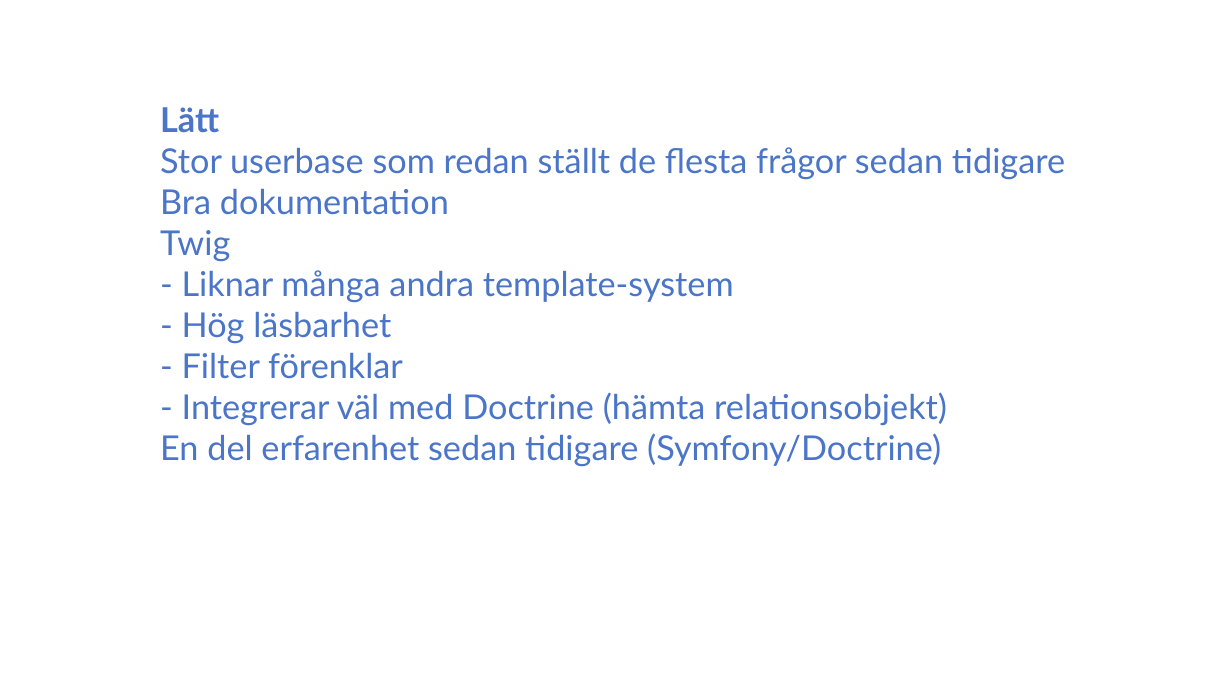
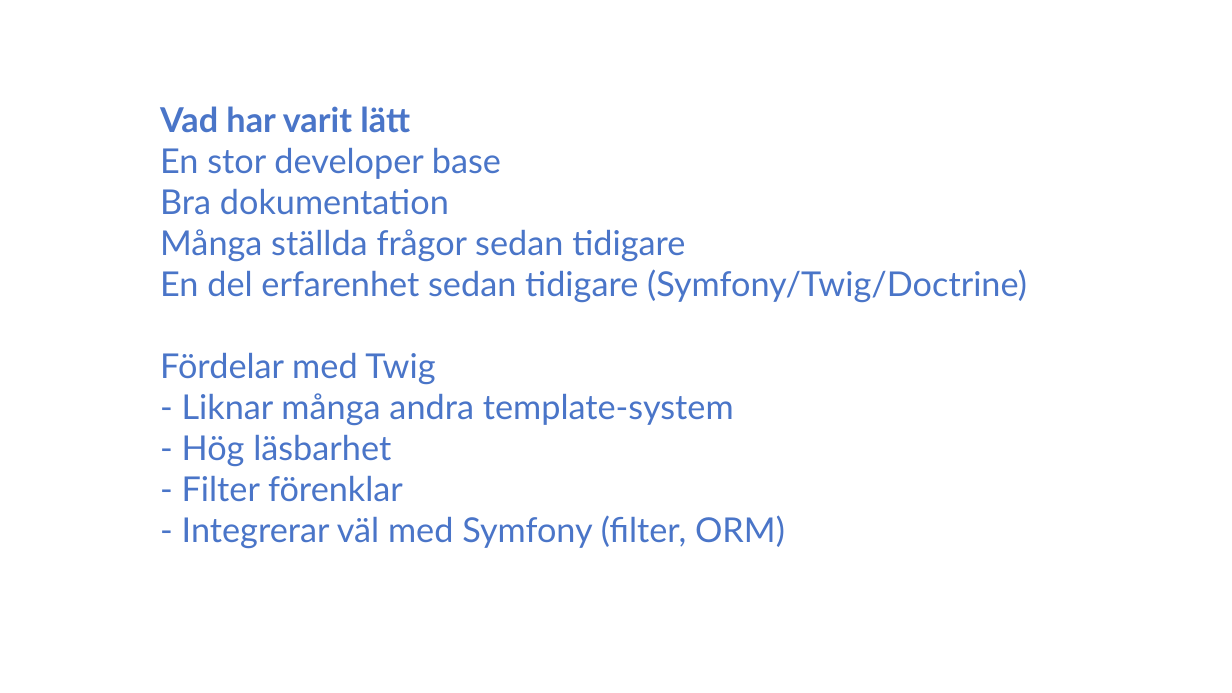
Before and after one commit to pereriksson/taskist, a slide deck: slide 5 of doc/Redovisning.pptx. Drawn at 1232x693 pixels with LibreOffice and Linux fonts; fonts in the diff are those of the drawing. Boxes give left, top, right and bottom in pixels: in the first picture for what was removed or moved away, otherwise in the second. Text is boxed around its words. In the diff, an @@ line names an element or a change of style, - is before the commit and + after.

```diff
--- a/doc/Redovisning.pptx
+++ b/doc/Redovisning.pptx
@@ text at bbox=[160, 106, 1027, 385]: text changed @@
-● Lätt
-● Stor userbase som redan ställt de flesta frågor sedan tidigare
-● Bra dokumentation
-● Twig
+● Vad har varit lätt
+● En stor developer base
+● Bra dokumentation
+  Många ställda frågor sedan tidigare
+● En del erfarenhet sedan tidigare (Symfony/Twig/Doctrine)
+● Fördelar med Twig
@@ text at bbox=[182, 515, 785, 549]: text changed @@
-● - Integrerar väl med Doctrine (hämta relationsobjekt)
-● En del erfarenhet sedan tidigare (Symfony/Doctrine)
+● - Integrerar väl med Symfony (filter, ORM)
```
Also in this commit, not shown: 9 other slides changed.
